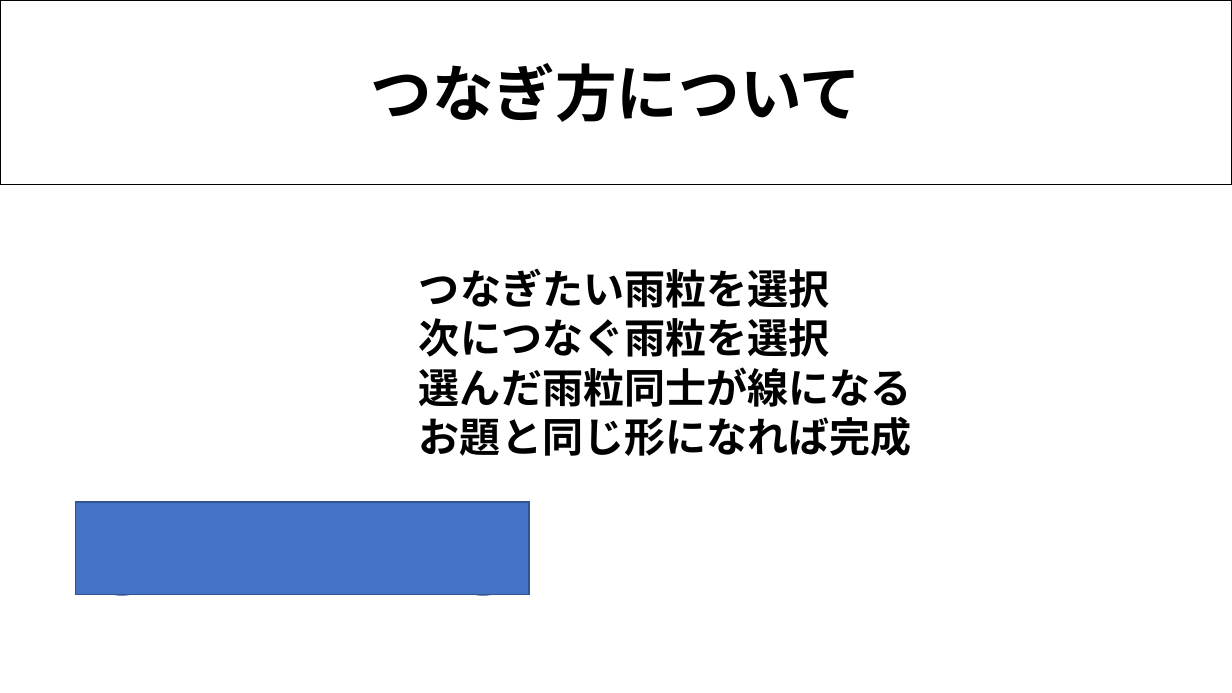
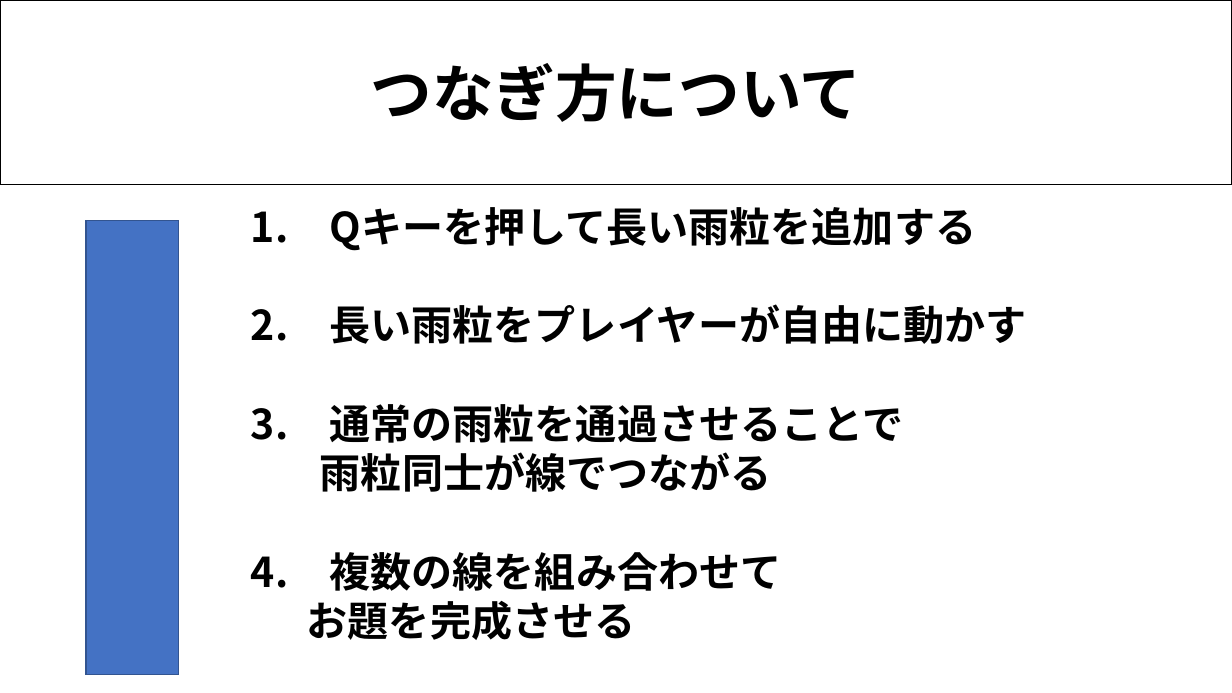
Before and after one commit to 2025Game/12Yamamoto, a slide deck: slide 8 of 3DLV3/Plam/雨粒を使って描く.pptx (slide 7 before the commit). Drawn at 1232x693 pixels with LibreOffice and Linux fonts; fonts in the diff are those of the drawing. Boxes give left, top, right and bottom in pixels: in the first picture for what was removed or moved away, otherwise in the second. Text is boxed around its words. In the diff, an @@ line names an element or a change of style, - is before the commit and + after.

Commit message:
追加

```diff
--- a/3DLV3/Plam/雨粒を使って描く.pptx
+++ b/3DLV3/Plam/雨粒を使って描く.pptx
@@ rectangle "Qキーを押して長い雨粒を追加する": place and size @@
-rectangle "Qキーを押して長い雨粒を追加する" at (201, 258, 1050, 466)
+rectangle "Qキーを押して長い雨粒を追加する" at (242, 199, 1092, 693)
@@ text in rectangle at (251, 207, 1114, 693): text changed @@
-つなぎたい雨粒を選択
-次につなぐ雨粒を選択
-選んだ雨粒同士が線になる
-お題と同じ形になれば完成
+1. Qキーを押して長い雨粒を追加する
+2. 長い雨粒をプレイヤーが自由に動かす
+3. 通常の雨粒を通過させることで
+雨粒同士が線でつながる
+4. 複数の線を組み合わせて
+お題を完成させる
+組み合わせ、お題の文字や図形を作り上げる。
@@ ellipse: place and size @@
-ellipse at (76, 503, 168, 595)
+ellipse at (86, 221, 178, 313)
@@ rectangle at (86, 220, 179, 674): rotation 0 to 90 degrees @@
@@ ellipse: place and size @@
-ellipse at (437, 502, 530, 595)
+ellipse at (86, 555, 178, 648)
```
Also in this commit, not shown: 10 other slides changed, 3 slides added, 1 slide removed, 11 other files.
